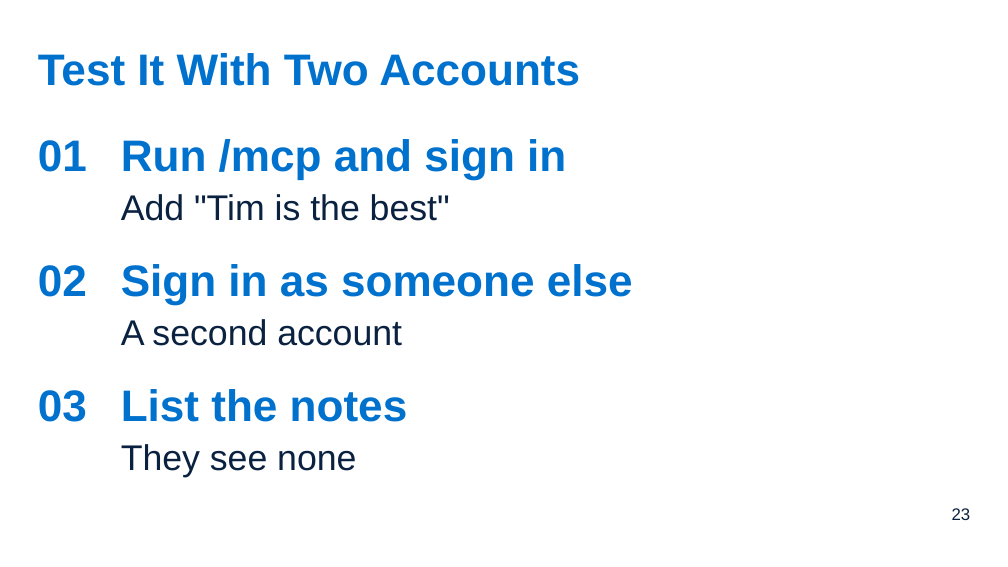
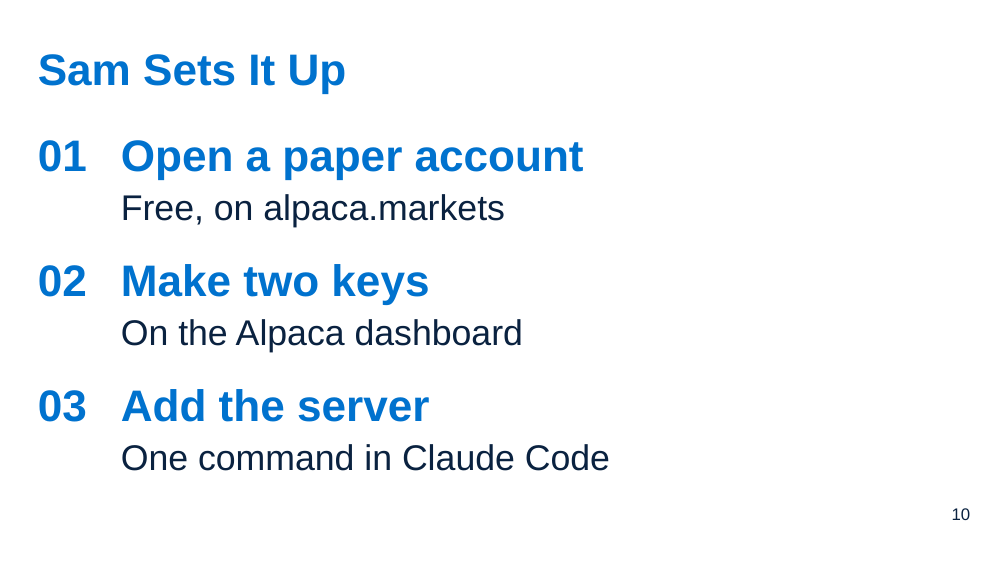
Before and after one commit to Victor-Palacios/SLaiDES, a slide deck: slide 10 of examples/pptx/mcp-intro.pptx (slide 23 before the commit). Drawn at 1008x567 pixels with LibreOffice and Linux fonts; fonts in the diff are those of the drawing. Boxes give left, top, right and bottom in pixels: in the first picture for what was removed or moved away, otherwise in the second. Text is boxed around its words. In the diff, an @@ line names an element or a change of style, - is before the commit and + after.

```diff
--- a/examples/pptx/mcp-intro.pptx
+++ b/examples/pptx/mcp-intro.pptx
@@ text at [38, 54, 347, 94]: text changed @@
-Test It With Two Accounts
+Sam Sets It Up
@@ text at [121, 140, 584, 180]: text changed @@
-Run /mcp and sign in
+Open a paper account
@@ text at [121, 194, 505, 227]: text changed @@
-Add "Tim is the best"
+Free, on alpaca.markets
@@ text at [121, 264, 429, 305]: text changed @@
-Sign in as someone else
+Make two keys
@@ text at [121, 319, 523, 352]: text changed @@
-A second account
+On the Alpaca dashboard
@@ text at [121, 389, 429, 422]: text changed @@
-List the notes
+Add the server
@@ text at [121, 444, 610, 471]: text changed @@
-They see none
+One command in Claude Code
@@ page number at [952, 508, 971, 520]: text changed @@
-23
+10
```
Also in this commit, not shown: 1 other slide changed, 23 slides added, 24 slides removed, 15 other files.
